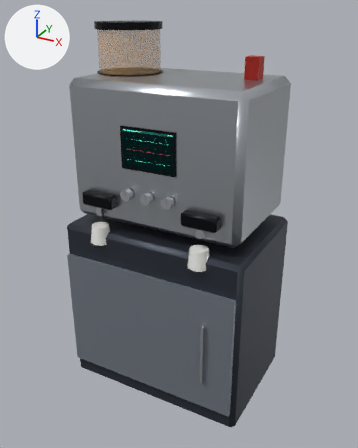
The glTF model godot/models/galley/galley_coffee_machine.glb, before and after one commit.
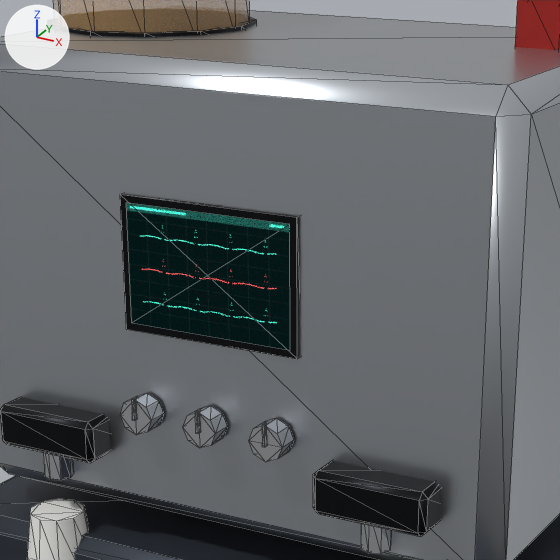
There are two pictures of each version: one whole from a 50 mm lens placed at (1.054, -1.913, 1.787), pointed at (0.015, -0.023, 0.842), one close up on the part from 23% to 72% of the width and 14% to 54% of the height. Arrows for +X, +Y and +Z are at upper left; the lights stay in place. The last two pictures show the newer version. The close-ups show mesh edges as thin lines. Vertices at exactly the same position are counted once.

Script lines for the objects in view, before the commit:
```python
me_body = bpy.data.meshes.new('body')
me_body.from_pydata(...)  # 348 vertices, 606 faces; spans x -0.45..0.45, y -0.34..0.3, z 0.0..1.73
me_body.materials.append(mat_hull_dark)  # greyish blue #3c424c
me_body.materials.append(mat_hull_mid)  # grey #8d95a1
me_body.materials.append(mat_chrome)  # white #e6e9ee
me_body.materials.append(mat_brushed_alu)  # light grey #c3c8ce
me_body.materials.append(mat_black_metal)  # black #17191d
me_body.materials.append(mat_ceramic)  # white #f2f2ee
me_body.materials.append(mat_screen_vitals)
me_body.materials.append(mat_glass_amber)  # orange #e8b060
me_body.materials.append(mat_paint_red)  # red #b3271f
ob_galley_coffee_machine = bpy.data.objects.new('galley_coffee_machine', me_body)
ob_galley_coffee_machine.location = (0.0, 0.0, 0.0)
```
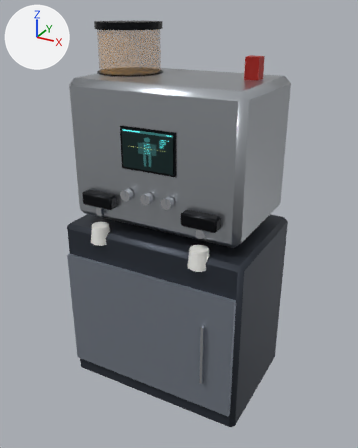
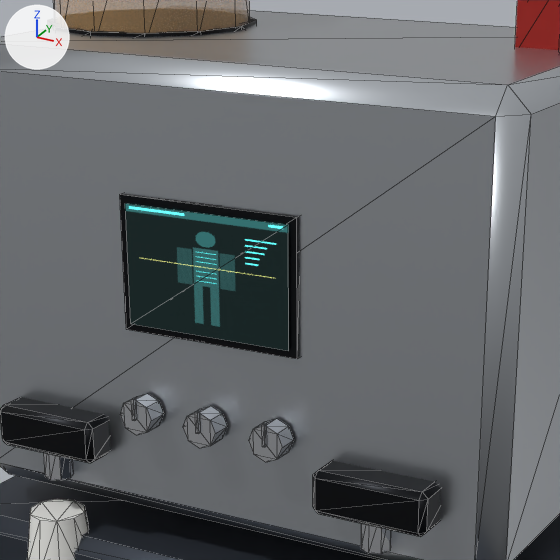
What changed in the scene script:
```text
Add img_body_scan:
    img_body_scan = load_image('body_scan', '_unpacked/body_scan', 256, 256, 'sRGB')
Add mat_screen_body_scan:
    mat_screen_body_scan = bpy.data.materials.new('screen_body_scan')
    # colours: black #000000
    # uses the picture img_body_scan
Change me_body:
    where me_body.from_pydata(...)  # 348 vertices, 606 faces; spans x -0.45..0.45, y -0.34..0.3, z 0.0..1.73
    used by ob_galley_coffee_machine; location = (0.0, 0.0, 0.0)
    me_body part 1: 3 vertices removed from x -0.1..0.1, y -0.29, z 1.07; 3 vertices added at x -0.1..0.1, y -0.29, z 1.08
    me_body part 2: 2 faces spanning x -0.12..0.12, y -0.26, z 1.17..1.33 switch from mat_screen_vitals to mat_screen_body_scan
```

Where the change shows, as pixel boxes (x1, y1, x2, y2) in the close-ups (560 x 560 px; the box of a moved part takes in the faces that stretch with it):
part 1 of me_body, moved or reshaped
    before: (120, 394, 282, 448)
    after: (132, 398, 267, 447)
part 2 of me_body, recoloured
    both: (126, 203, 289, 350)
